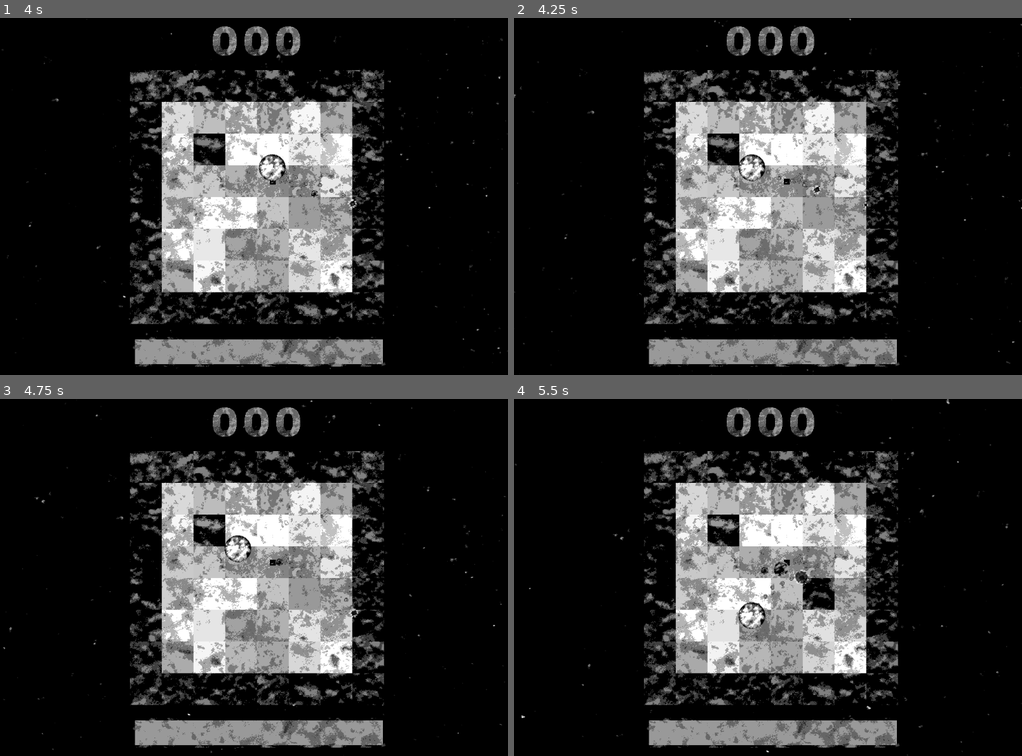
Above: before the commit, frames 1-4 (two rows, left to right).
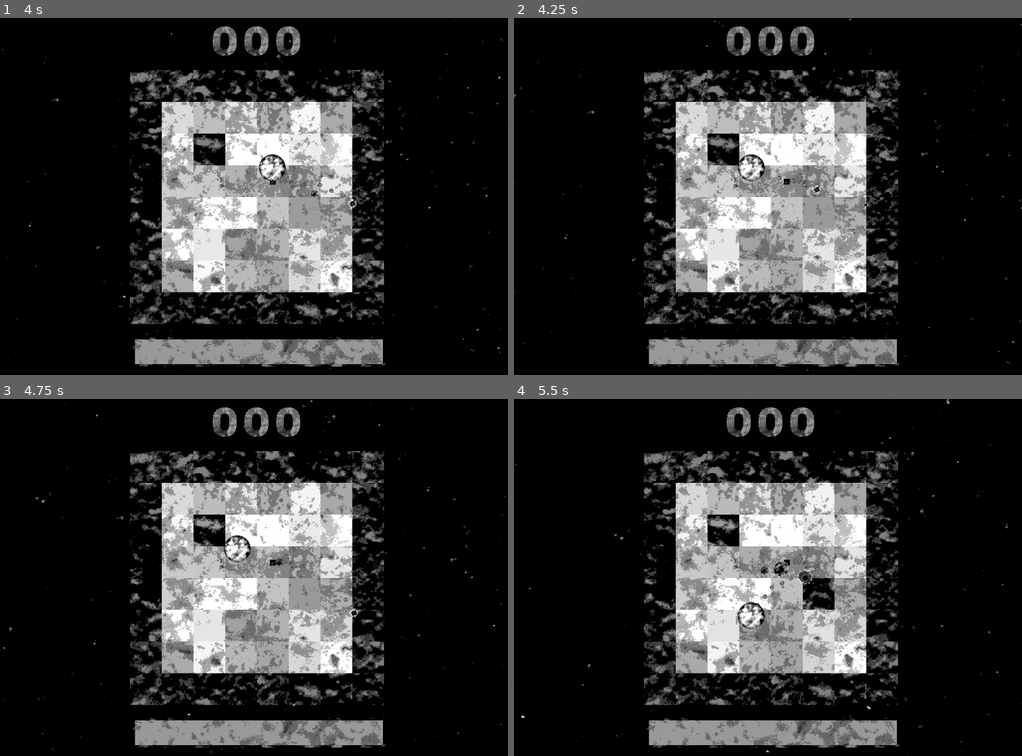
Above: after the commit, the same moments.

Repository: Indivicivet/ludumdare54
Game: Godot game, scene res://ludumdare54.tscn
The game is run twice, just before and just after one commit, with the same random seed, the same clock (stepped at 60 frames per second) and the same inputs.
Inputs (mouse positions are in pixels of both pictures, inside the frame that each line leads up to):
- Up to frame 1 (4 s): move the mouse to (365, 178) at 0.52 s; press the mouse at (365, 178) at 0.53 s; hold Right (right) 0.53-1.28 s; move the mouse to (152, 214) at 1.27 s; release the mouse at (152, 214) at 1.28 s; hold Down (down) 1.28-2.03 s; click (152, 214) at 1.35 s; move the mouse to (304, 117) at 2.02 s; press the mouse at (304, 117) at 2.03 s; hold Right (right) 2.03-2.78 s; move the mouse to (228, 267) at 2.77 s; release the mouse at (228, 267) at 2.78 s; hold Up (up) 2.78-3.53 s; click (228, 267) at 2.85 s; move the mouse to (406, 250) at 3.52 s; press the mouse at (406, 250) at 3.53 s; hold Left (left) from 3.53 s (still down)
- Up to frame 2 (4.25 s): keep holding Left (left)
- Up to frame 3 (4.75 s): keep holding Left (left); move the mouse to (101, 523) at 4.27 s; release the mouse at (101, 523) at 4.28 s; click (101, 523) at 4.35 s
- Up to frame 4 (5.5 s): move the mouse to (793, 577) at 5.02 s; release Left (left) at 5.03 s; press the mouse at (793, 577) at 5.03 s; hold Down (down) from 5.03 s (still down)

Frame 1 is identical in both runs. In frame 2, 0.2% of the frame differs, in the area x 44-50%, y 38-46%; in frame 3, 0.2%; in frame 4, 0.3%, in the area x 44-59%, y 47-65%.

Commit message:
make block colliders 1px smaller

Diff:
--- a/floor_or_block.tscn
+++ b/floor_or_block.tscn
@@ -5,7 +5,7 @@
 [ext_resource type="Script" path="res://scripts/blocksprite.gd" id="2_jgymb"]
 
 [sub_resource type="RectangleShape2D" id="RectangleShape2D_0201y"]
-size = Vector2(64, 64)
+size = Vector2(62, 62)
 
 [node name="floor_or_block" type="StaticBody2D"]
 position = Vector2(0, -1)
